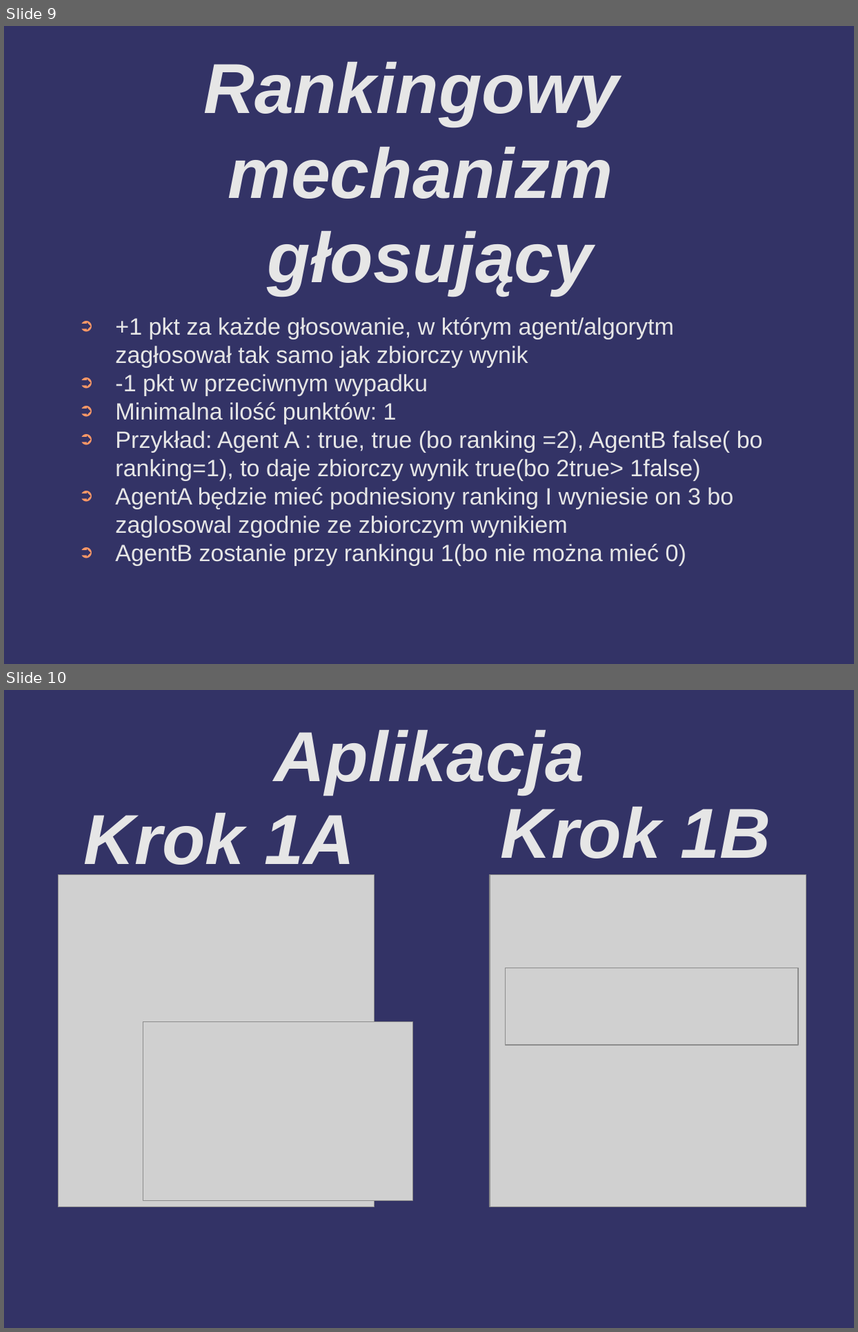
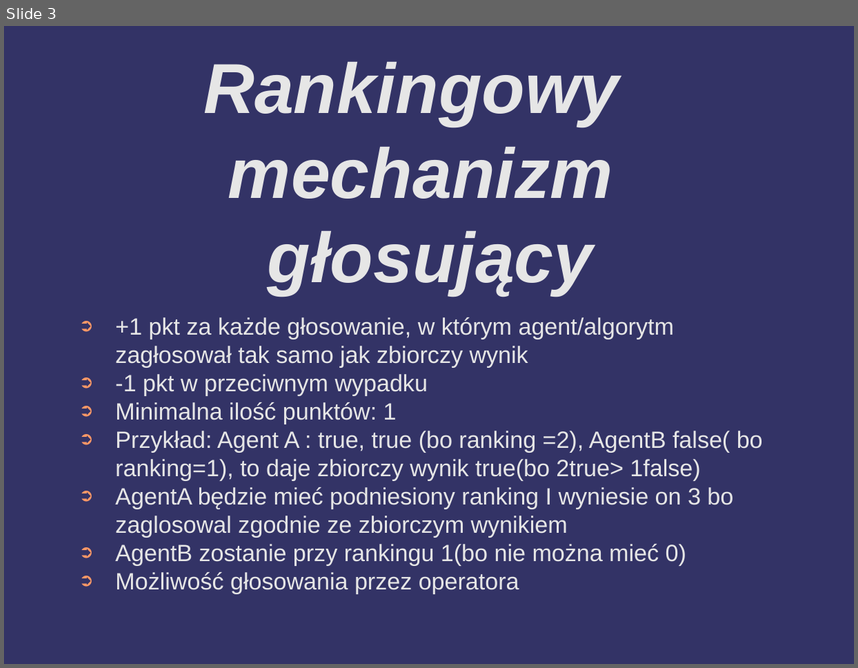
Before and after one commit to barimale/HackNation2025-anomaly-detector, a slide deck: presentation/hackNation2025 - prezentacja - Mateusz Wolnica.odp. Shown one above the other, each under a label of ours: slides 9 and 10 before the commit, slide 3 after it. The pictures are 858x1332 and 858x668 pixels, drawn with LibreOffice and Linux fonts; fonts in the diff are those of the drawing; grey boxes stand for pictures; background and template pictures are left out. Boxes give left, top, right and bottom in pixels: in the first picture for what was removed or moved away, otherwise in the second. Text is boxed around its words. In the diff, an @@ line names an element or a change of style, - is before the commit and + after.

```diff
--- a/presentation/hackNation2025 - prezentacja - Mateusz Wolnica.odp
+++ b/presentation/hackNation2025 - prezentacja - Mateusz Wolnica.odp
@@ slide 10 removed at (x1=4, y1=690, x2=854, y2=1328), background #333366 @@
@@ title removed at (x1=274, y1=730, x2=584, y2=794) @@
-Aplikacja
@@ title removed at (x1=84, y1=813, x2=355, y2=877) @@
-Krok 1A
@@ title removed at (x1=500, y1=807, x2=771, y2=858) @@
-Krok 1B
@@ picture removed at (x1=58, y1=874, x2=375, y2=1207) @@
@@ picture removed at (x1=490, y1=874, x2=806, y2=1207) @@
@@ picture removed at (x1=506, y1=967, x2=799, y2=1045) @@
@@ picture removed at (x1=143, y1=1022, x2=413, y2=1201) @@
@@ what was slide 9 is now slide 3 @@
@@ slide 3 changed as well @@
@@ text at (x1=115, y1=572, x2=519, y2=593): paragraph added @@
+➲ Możliwość głosowania przez operatora
```
Also in this commit, not shown: 2 other slides changed, 4 slides added, 12 other slides removed, 26 other files.
